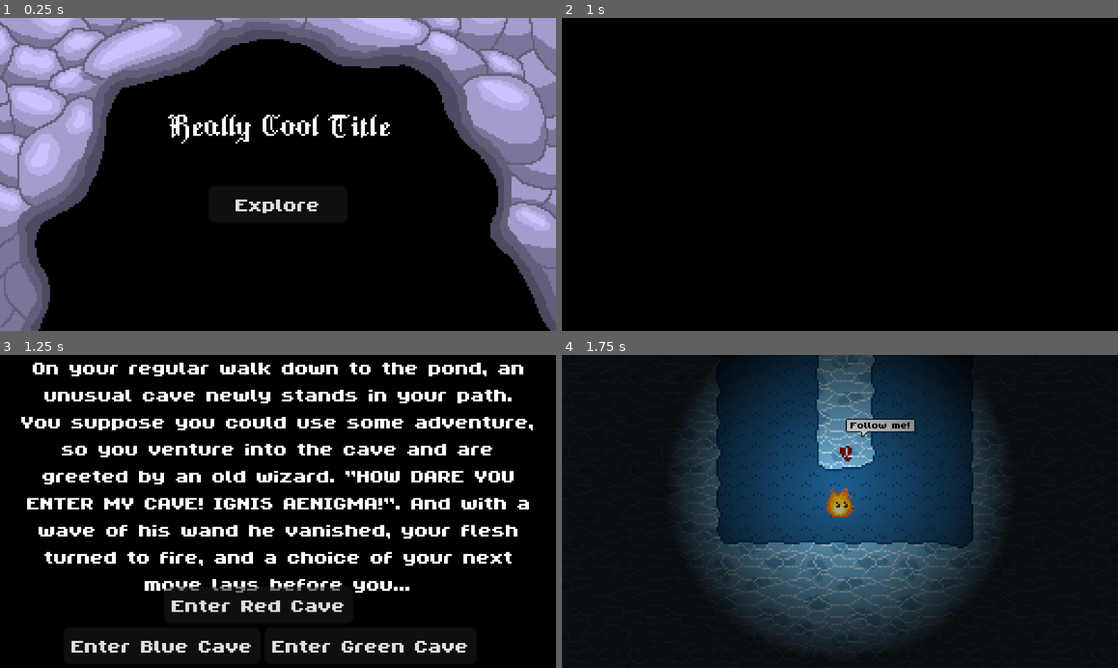
Above: before the commit, frames 1-4 (two rows, left to right).
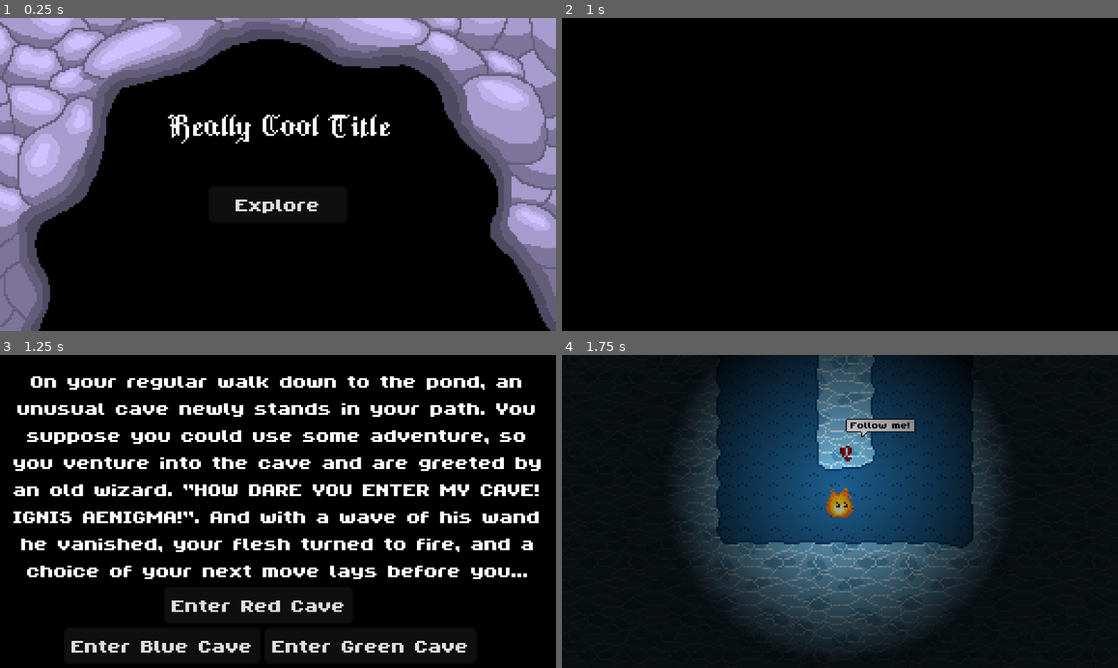
Above: after the commit, the same moments.

Repository: MalcolmFonseca/torch-game
Game: Godot game, scene res://scenes/menu/start_screen.tscn
The game is run twice, just before and just after one commit, with the same random seed, the same clock (stepped at 60 frames per second) and the same inputs. Sound files missing from this copy of the repository are replaced by a short silence.
Inputs:
- Up to frame 1 (0.25 s): no input
- Up to frame 2 (1 s): click "Explore" at 0.5 s
- Up to frame 3 (1.25 s): no input
- Up to frame 4 (1.75 s): click "Enter Blue Cave" at 1.25 s

Frames 1-2 are identical in both runs. In frame 3, 27% of the frame differs, in the area x 2-98%, y 2-76%; in frame 4, nothing differs.

Commit message:
changed lever texture, added arrow keys back alongside wasd, added questionable secret ending scene

Diff:
--- a/project.godot
+++ b/project.godot
@@ -36,21 +36,25 @@
 Up={
 "deadzone": 0.2,
 "events": [Object(InputEventKey,"resource_local_to_scene":false,"resource_name":"","device":-1,"window_id":0,"alt_press …(192 unchanged characters)…
+, Object(InputEventKey,"resource_local_to_scene":false,"resource_name":"","device":-1,"window_id":0,"alt_pressed":false,"shift_pressed":false,"ctrl_pressed":false,"meta_pressed":false,"pressed":false,"keycode":0,"physical_keycode":4194320,"key_label":0,"unicode":0,"location":0,"echo":false,"script":null)
 ]
 }
 Down={
 "deadzone": 0.2,
 "events": [Object(InputEventKey,"resource_local_to_scene":false,"resource_name":"","device":-1,"window_id":0,"alt_press …(192 unchanged characters)…
+, Object(InputEventKey,"resource_local_to_scene":false,"resource_name":"","device":-1,"window_id":0,"alt_pressed":false,"shift_pressed":false,"ctrl_pressed":false,"meta_pressed":false,"pressed":false,"keycode":0,"physical_keycode":4194322,"key_label":0,"unicode":0,"location":0,"echo":false,"script":null)
 ]
 }
 Left={
 "deadzone": 0.2,
 "events": [Object(InputEventKey,"resource_local_to_scene":false,"resource_name":"","device":-1,"window_id":0,"alt_press …(191 unchanged characters)…
+, Object(InputEventKey,"resource_local_to_scene":false,"resource_name":"","device":-1,"window_id":0,"alt_pressed":false,"shift_pressed":false,"ctrl_pressed":false,"meta_pressed":false,"pressed":false,"keycode":0,"physical_keycode":4194319,"key_label":0,"unicode":0,"location":0,"echo":false,"script":null)
 ]
 }
 Right={
 "deadzone": 0.2,
 "events": [Object(InputEventKey,"resource_local_to_scene":false,"resource_name":"","device":-1,"window_id":0,"alt_press …(192 unchanged characters)…
+, Object(InputEventKey,"resource_local_to_scene":false,"resource_name":"","device":-1,"window_id":0,"alt_pressed":false,"shift_pressed":false,"ctrl_pressed":false,"meta_pressed":false,"pressed":false,"keycode":0,"physical_keycode":4194321,"key_label":0,"unicode":0,"location":0,"echo":false,"script":null)
 ]
 }
 
--- a/scenes/grass-cave/frog.tscn
+++ b/scenes/grass-cave/frog.tscn
@@ -84,3 +84,4 @@
 shape = SubResource("RectangleShape2D_247fp")
 
 [node name="AudioStreamPlayer2D" type="AudioStreamPlayer2D" parent="."]
+volume_db = 3.0
--- a/scenes/grass-cave/grass-cave.tscn
+++ b/scenes/grass-cave/grass-cave.tscn
@@ -85,7 +85,6 @@
 
 [node name="trapdoor" parent="." instance=ExtResource("4_iywne")]
 position = Vector2(154, -86)
-next_scene = "uid://je85v01peso7"
 
 [node name="Player" parent="." instance=ExtResource("7_u5sy4")]
 z_index = 1
--- a/scenes/grass-cave/trapdoor.tscn
+++ b/scenes/grass-cave/trapdoor.tscn
@@ -37,6 +37,7 @@
 collision_layer = 0
 collision_mask = 6
 script = ExtResource("1_2jpyo")
+next_scene = "uid://d2vualypiraiw"
 
 [node name="AnimatedSprite2D" type="AnimatedSprite2D" parent="."]
 sprite_frames = SubResource("SpriteFrames_kk4rv")
--- a/scenes/menu/start_screen.tscn
+++ b/scenes/menu/start_screen.tscn
@@ -99,9 +99,9 @@
 script = ExtResource("6_8dndp")
 
 [node name="PlotBlurb" type="Label" parent="Screen2"]
-offset_left = -135.0
+offset_left = -144.0
 offset_top = -81.0
-offset_right = 136.0
+offset_right = 144.0
 offset_bottom = 44.0
 theme_override_fonts/font = ExtResource("5_en0v4")
 text = "On your regular walk down to the pond, an unusual cave newly stands in your path. You suppose you could use som …(242 unchanged characters)…
--- /dev/null
+++ b/scenes/secret_ending_screen.tscn
@@ -0,0 +1,48 @@
+[gd_scene load_steps=7 format=3 uid="uid://d2vualypiraiw"]
+
+[ext_resource type="Texture2D" uid="uid://rt1f2hg1dcso" path="res://assets/secret-ending.png" id="1_lrc6j"]
+
+[sub_resource type="AtlasTexture" id="AtlasTexture_ebit1"]
+atlas = ExtResource("1_lrc6j")
+region = Rect2(0, 0, 288, 162)
+
+[sub_resource type="AtlasTexture" id="AtlasTexture_nv0wx"]
+atlas = ExtResource("1_lrc6j")
+region = Rect2(288, 0, 288, 162)
+
+[sub_resource type="AtlasTexture" id="AtlasTexture_20f6v"]
+atlas = ExtResource("1_lrc6j")
+region = Rect2(0, 162, 288, 162)
+
+[sub_resource type="AtlasTexture" id="AtlasTexture_bv8ry"]
+atlas = ExtResource("1_lrc6j")
+region = Rect2(288, 162, 288, 162)
+
+[sub_resource type="SpriteFrames" id="SpriteFrames_tyy1o"]
+animations = [{
+"frames": [{
+"duration": 1.0,
+"texture": SubResource("AtlasTexture_ebit1")
+}, {
+"duration": 1.0,
+"texture": SubResource("AtlasTexture_nv0wx")
+}, {
+"duration": 1.0,
+"texture": SubResource("AtlasTexture_20f6v")
+}, {
+"duration": 1.0,
+"texture": SubResource("AtlasTexture_bv8ry")
+}],
+"loop": false,
+"name": &"default",
+"speed": 0.3
+}]
+
+[node name="Secret-Ending-Screen" type="Node2D"]
+
+[node name="Camera2D" type="Camera2D" parent="."]
+zoom = Vector2(4, 4)
+
+[node name="AnimatedSprite2D" type="AnimatedSprite2D" parent="."]
+sprite_frames = SubResource("SpriteFrames_tyy1o")
+autoplay = "default"
Not shown, changed: TODO.txt
Binary file changed: assets/grass-cave/lever.aseprite
Binary file changed: assets/grass-cave/lever.png
Binary file added: assets/secret-ending.aseprite
Binary file added: assets/secret-ending.png
Not shown, added: assets/secret-ending.png.import
